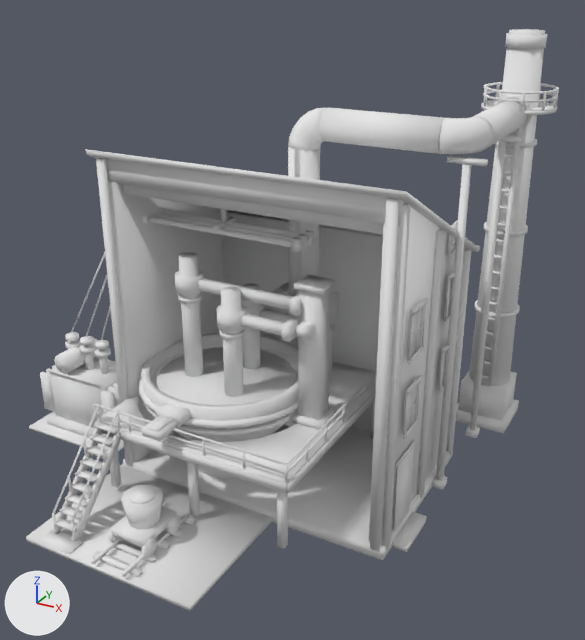
The glTF model price-of-everything-0.1/assets/supply_chain_3d/eaf_lvl1_contour.glb as it was, and as the next commit left it.
One viewpoint serves both versions: a 50 mm lens placed at (0.66, -1.04, 0.788), pointed at (0.085, 0.006, 0.265). The lights are fixed; the arrows at lower left show +X, +Y and +Z. The older version comes first. Vertices at exactly the same position are counted once.

The scene before the commit, as lines of its bpy script (objects in view):
```python
me_eaf_v2_contour = bpy.data.meshes.new('eaf_v2_contour')
me_eaf_v2_contour.from_pydata(...)  # 5750 vertices, 10412 faces; spans x -0.392..0.392, y -0.378..0.378, z 0.0..0.693
me_eaf_v2_contour.materials.append(mat_paint)  # white #e7e7e7
ob_eaf_v2_contour = bpy.data.objects.new('eaf_v2_contour', me_eaf_v2_contour)
ob_eaf_v2_contour.location = (0.0, 0.0, 0.0)
```
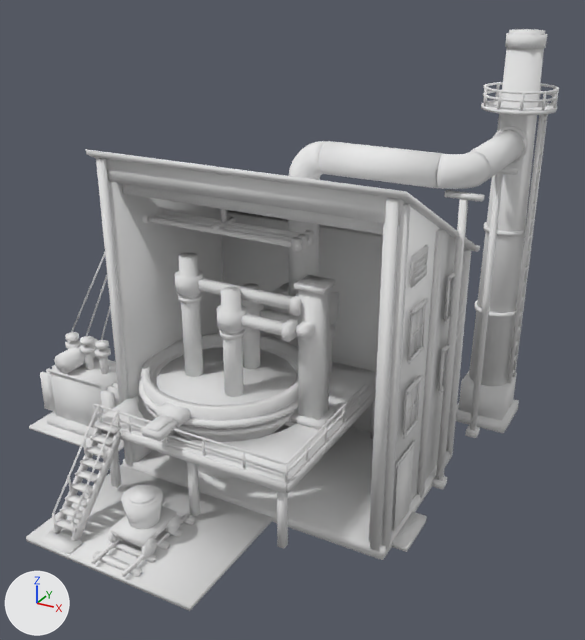
The change, as a list of edits to the scene's bpy script:
```text
Change me_eaf_v2_contour:
    used by ob_eaf_v2_contour; location = (0.0, 0.0, 0.0)
    remove me_eaf_v2_contour.from_pydata(...)  # 5750 vertices, 10412 faces; spans x -0.392..0.392, y -0.378..0.378, z 0.0..0.693
    add me_eaf_v2_contour.from_pydata(...)  # 5656 vertices, 10220 faces; spans x -0.392..0.392, y -0.378..0.378, z 0.0..0.693
    me_eaf_v2_contour part 1: the loose piece of 8 vertices spanning x 0.322..0.325, y 0.037..0.092, z 0.406..0.448 is moved by (0.0, -0.149, 0.0)
    me_eaf_v2_contour part 2: the loose piece of 8 vertices spanning x 0.325..0.326, y 0.042..0.087, z 0.411..0.416 is moved by (0.0, -0.149, 0.0)
    me_eaf_v2_contour part 3: the loose piece of 8 vertices spanning x 0.325..0.326, y 0.042..0.087, z 0.42..0.425 is moved by (0.0, -0.149, 0.0)
    me_eaf_v2_contour part 4: the loose piece of 8 vertices spanning x 0.325..0.326, y 0.042..0.087, z 0.428..0.434 is moved by (0.0, -0.149, 0.0)
    me_eaf_v2_contour part 5: the loose piece of 8 vertices spanning x 0.325..0.326, y 0.042..0.087, z 0.437..0.443 is moved by (0.0, -0.149, 0.0)
    me_eaf_v2_contour part 6: the loose piece of 28 vertices spanning x 0.114..0.296, y 0.034..0.083, z 0.545..0.593 is moved by (0.0, 0.0, -0.05)
    me_eaf_v2_contour part 7: the loose piece of 64 vertices spanning x 0.303..0.363, y 0.281..0.286, z 0.54..0.599 is moved by (0.0, 0.0, -0.05)
    me_eaf_v2_contour part 8: the loose piece of 8 vertices spanning x 0.306..0.36, y 0.053..0.064, z 0.535..0.542 is moved by (0.0, 0.0, -0.05)
    me_eaf_v2_contour part 9: the loose piece of 8 vertices spanning x 0.306..0.36, y 0.232..0.243, z 0.535..0.542 is moved by (0.0, 0.0, -0.05)
    me_eaf_v2_contour part 10: the loose piece of 8 vertices spanning x 0.343..0.35, y 0.275..0.28, z 0.087..0.575 is moved by (0.027, 0.027, 0.0)
    me_eaf_v2_contour part 11: the loose piece of 8 vertices spanning x 0.316..0.323, y 0.275..0.28, z 0.087..0.575 is moved by (0.054, 0.054, 0.0)
    me_eaf_v2_contour part 12: 18 loose pieces with 232 vertices, spanning x 0.298..0.368, y 0.275..0.353, z 0.099..0.563, are deleted
    me_eaf_v2_contour part 13: 76 vertices moved from x 0.293..0.357, y 0.036..0.285, z 0.54..0.594 to x 0.293..0.357, y 0.036..0.243, z 0.49..0.542; 35 vertices removed from x 0.292..0.357, y 0.034..0.285, z 0.547..0.594; 35 vertices added at x 0.292..0.357, y 0.034..0.285, z 0.495..0.542
    me_eaf_v2_contour part 14: 12 vertices moved from x 0.053..0.101, y 0.036..0.081, z 0.532 to x 0.053..0.101, y 0.036..0.081, z 0.483; 83 vertices removed from x 0.052..0.117, y 0.034..0.083, z 0.529..0.594; 85 vertices added at x 0.052..0.117, y 0.034..0.083, z 0.479..0.542
    other edits to the shape of me_eaf_v2_contour do not show in these pictures
```

Changed parts and their boxes (x1, y1, x2, y2) in the pictures (585 x 640 px; the box of a moved part takes in the faces that stretch with it):
part 1 of me_eaf_v2_contour, moved or reshaped: before (447, 220, 458, 255); after (410, 245, 429, 288)
part 2 of me_eaf_v2_contour, moved or reshaped: before (451, 243, 456, 251); after (413, 269, 427, 283)
part 3 of me_eaf_v2_contour, moved or reshaped: before (451, 238, 456, 245); after (414, 263, 427, 277)
part 4 of me_eaf_v2_contour, moved or reshaped (not visible before): after (414, 256, 428, 270)
part 5 of me_eaf_v2_contour, moved or reshaped (not visible before): after (415, 250, 428, 264)
part 6 of me_eaf_v2_contour, moved or reshaped: before (319, 107, 444, 154); after (318, 141, 443, 189)
part 7 of me_eaf_v2_contour, moved or reshaped: before (501, 95, 532, 133); after (493, 126, 528, 163)
part 8 of me_eaf_v2_contour, moved or reshaped: before (447, 155, 488, 166); after (444, 190, 485, 202)
part 9 of me_eaf_v2_contour, moved or reshaped: before (499, 136, 521, 143); after (498, 167, 518, 175)
part 10 of me_eaf_v2_contour, moved or reshaped: before (488, 126, 522, 386); after (507, 115, 544, 384)
part 11 of me_eaf_v2_contour, moved or reshaped (mostly hidden before): before (473, 141, 499, 382); after (512, 114, 548, 377)
part 12 of me_eaf_v2_contour, deleted: before (482, 139, 537, 379)
part 13 of me_eaf_v2_contour, moved or reshaped: before (436, 98, 528, 481); after (436, 130, 524, 481)
part 14 of me_eaf_v2_contour, moved or reshaped: before (288, 108, 325, 297); after (288, 141, 326, 297)
